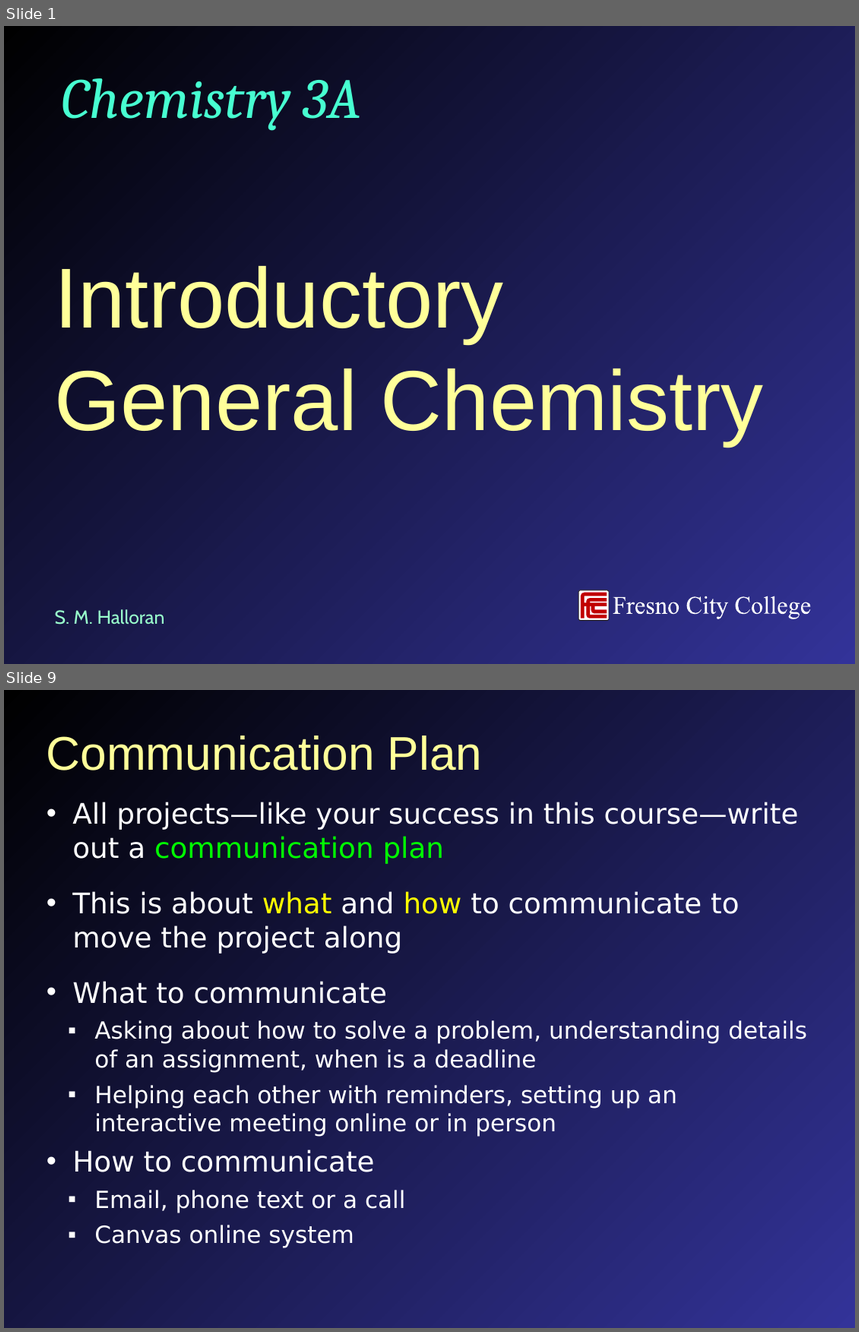
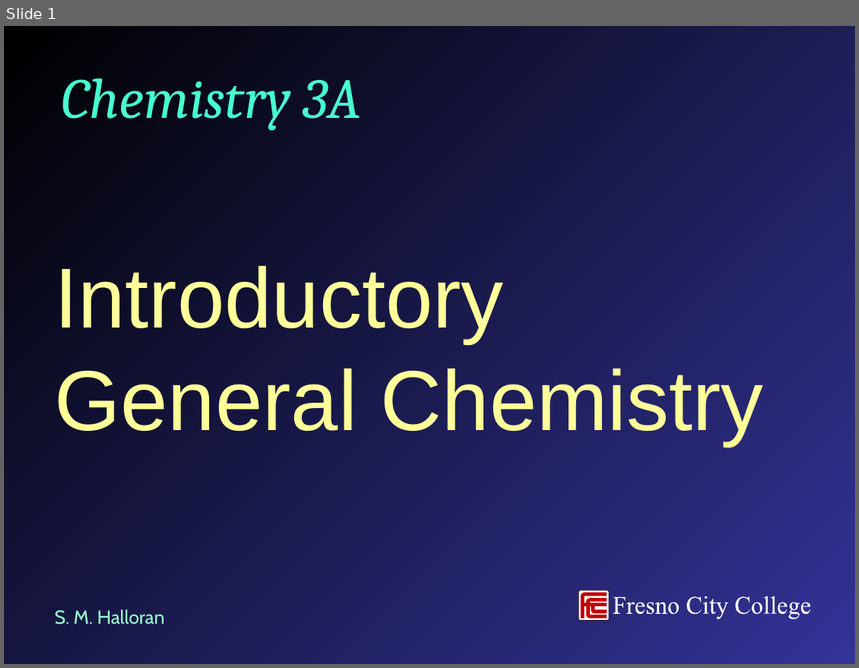
Before and after one commit to mavigozler/mavigozler.github.io, a slide deck: Teaching/Chemistry/Lecture Slides/FCC Chem 3A Chap 10 Content.pptx. Shown one above the other, each under a label of ours: slides 1 and 9 before the commit, slide 1 after it; the slides between them are not shown. The pictures are 859x1332 and 859x668 pixels, drawn with LibreOffice and Linux fonts; fonts in the diff are those of the drawing. Boxes give left, top, right and bottom in pixels: in the first picture for what was removed or moved away, otherwise in the second. Text is boxed around its words. In the diff, an @@ line names an element or a change of style, - is before the commit and + after.

```diff
--- a/Teaching/Chemistry/Lecture Slides/FCC Chem 3A Chap 10 Content.pptx
+++ b/Teaching/Chemistry/Lecture Slides/FCC Chem 3A Chap 10 Content.pptx
@@ slide 9 removed at [4, 690, 855, 1328], background gradient #000000 to #333399 @@
@@ title removed at [47, 736, 482, 771] @@
-Communication Plan
@@ text removed at [72, 802, 807, 1249] @@
-• All projects—like your success in this course—write out a communication plan
-• This is about what and how to communicate to move the project along
-• What to communicate
-  ▪ Asking about how to solve a problem, understanding details of an assignment, when is a deadline
-  ▪ Helping each other with reminders, setting up an interactive meeting online or in person
-• How to communicate
-  ▪ Email, phone text or a call
-  ▪ Canvas online system
```
Also in this commit, not shown: 17 slides added, 94 other slides removed, 21 other files.
